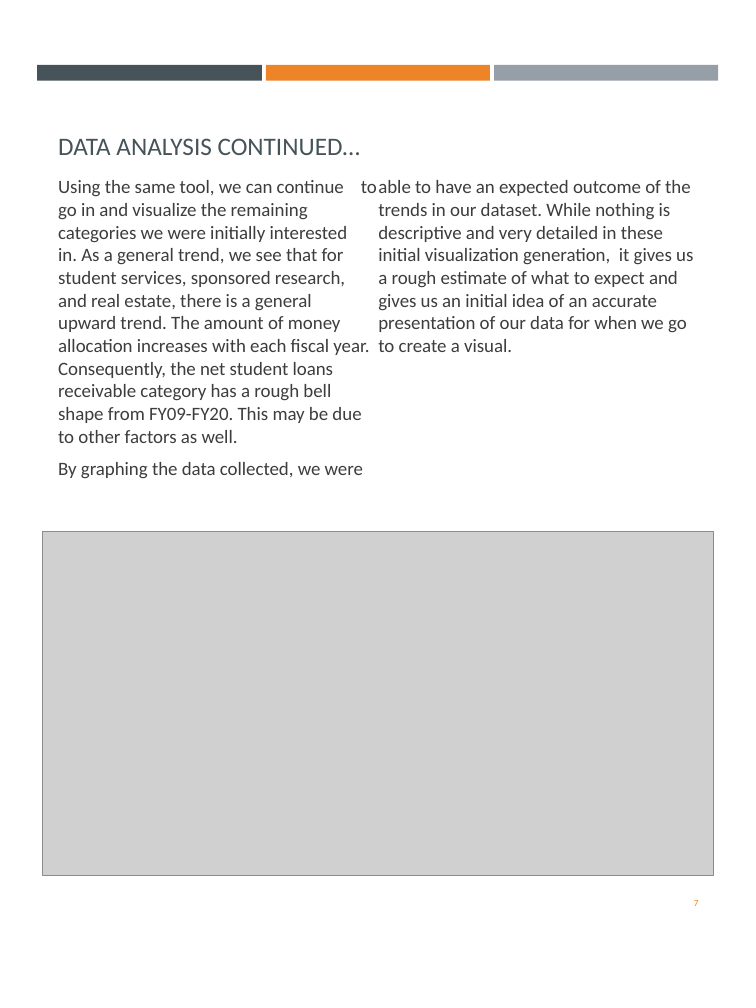
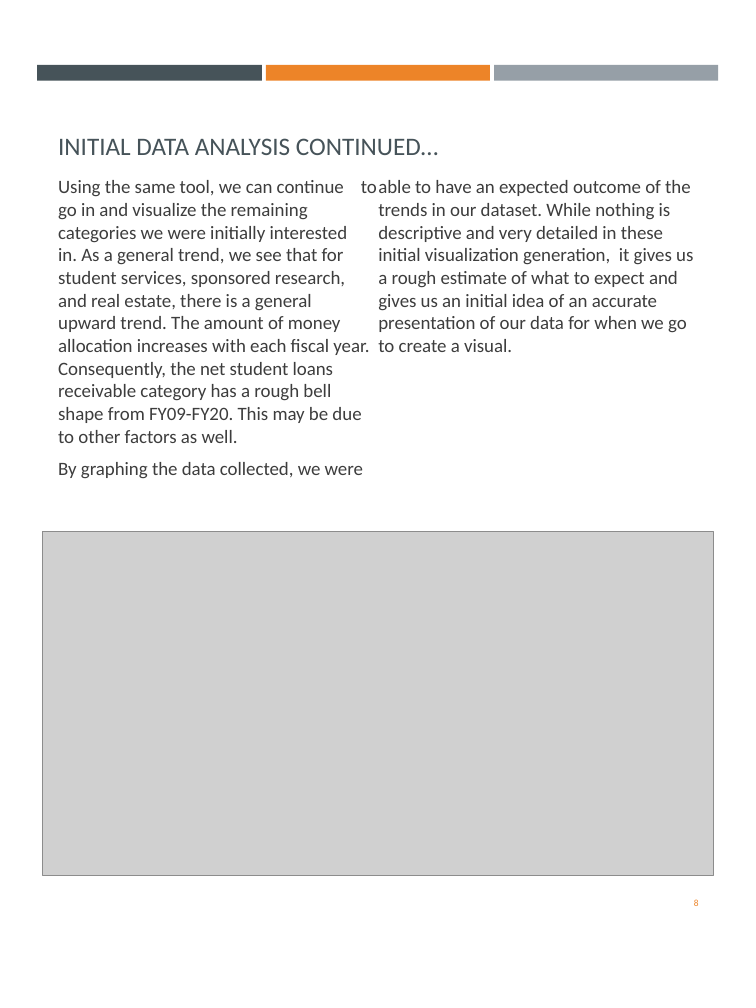
Before and after one commit to cs480x-21c/final, a slide deck: slide 8 of ProcessBook.pptx (slide 7 before the commit). Drawn at 756x1008 pixels with LibreOffice and Linux fonts; fonts in the diff are those of the drawing; grey boxes stand for pictures. Boxes give left, top, right and bottom in pixels: in the first picture for what was removed or moved away, otherwise in the second. Text is boxed around its words. In the diff, an @@ line names an element or a change of style, - is before the commit and + after.

```diff
--- a/ProcessBook.pptx
+++ b/ProcessBook.pptx
@@ title at box(58, 138, 438, 155): text changed @@
-DATA ANALYSIS CONTINUED…
+INITIAL DATA ANALYSIS CONTINUED…
@@ page number at box(694, 899, 699, 906): text changed @@
-7
+8
```
Also in this commit, not shown: 2 other slides changed, 11 slides added, 1 slide removed.
